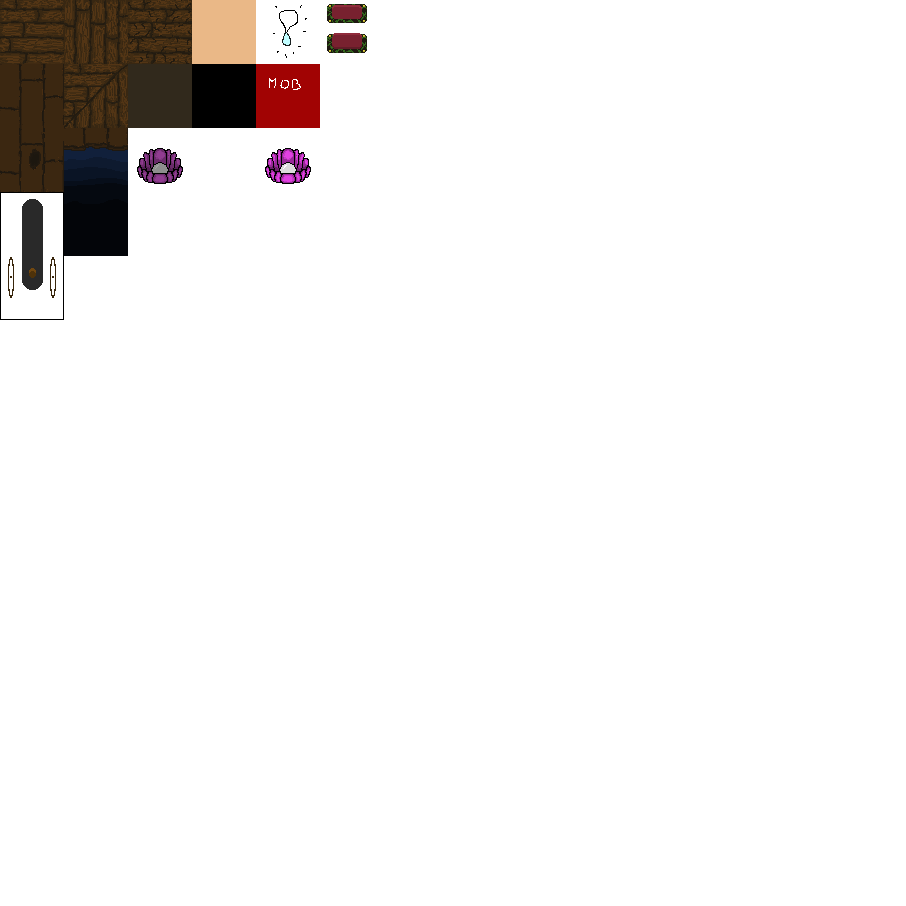
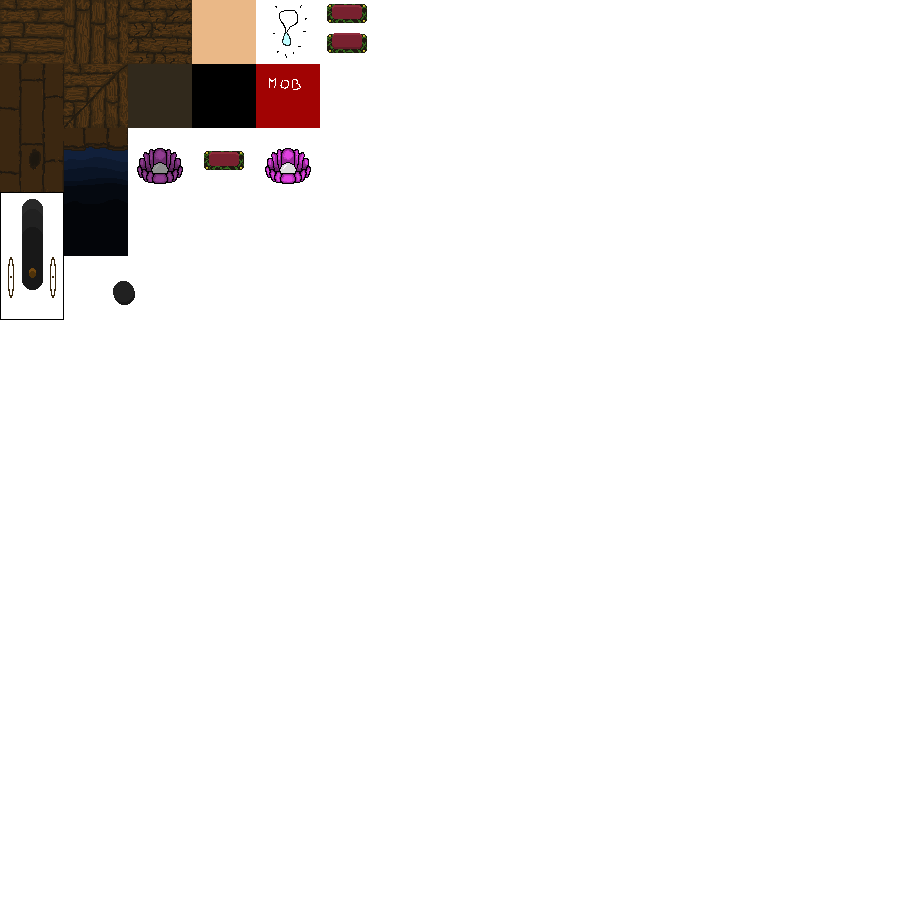
Layers edited between the first and the second w=906, h=906 image:
renamed "Calque 11" to "Calque 12", painted on it over 22, 151, 244, 305
removed layer "Calque 9" over 22, 151, 244, 256
